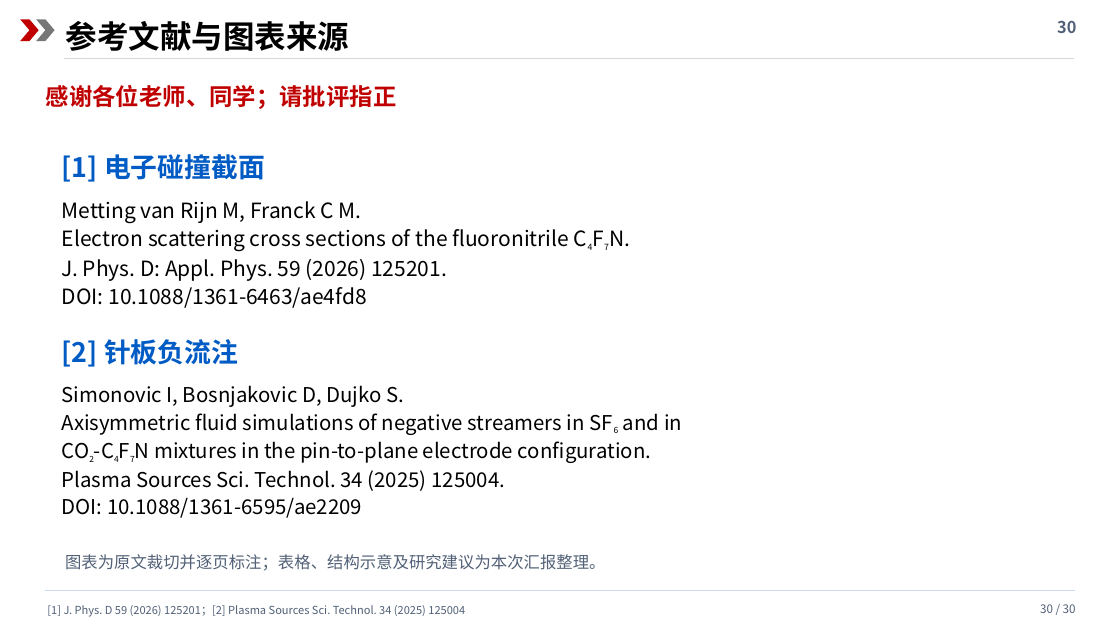
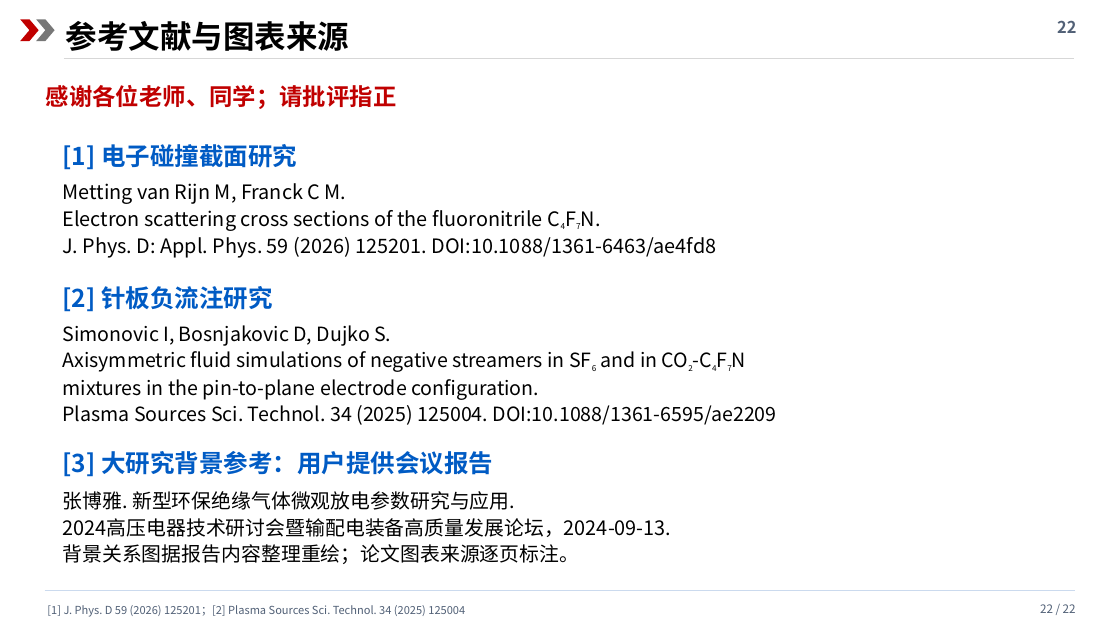
Before and after one commit to cass1223/cassbook, a slide deck: slide 22 of presentations/c4f7n/c4f7n_review.pptx (slide 30 before the commit). Drawn at 1120x630 pixels with LibreOffice and Linux fonts; fonts in the diff are those of the drawing. Boxes give left, top, right and bottom in pixels: in the first picture for what was removed or moved away, otherwise in the second. Text is boxed around its words. In the diff, an @@ line names an element or a change of style, - is before the commit and + after.

```diff
--- a/presentations/c4f7n/c4f7n_review.pptx
+++ b/presentations/c4f7n/c4f7n_review.pptx
@@ text at (x1=1057, y1=20, x2=1076, y2=33): text changed @@
-30
+22
@@ text at (x1=63, y1=144, x2=297, y2=170): text changed; size 23 to 21 pt @@
-[1] 电子碰撞截面
+[1] 电子碰撞截面研究
@@ text "Metting van Rijn M, Franck ..." moved from (x1=62, y1=201, x2=569, y2=308) to (x1=63, y1=183, x2=717, y2=258) @@
@@ text at (x1=63, y1=183, x2=543, y2=231): size 18 to 17 pt in "Metting van Rijn M, Franck C M.", "Electron scattering cross sections of the fluoronitrile ..."; size 13 to 12.2 pt in "C4F7N." @@
@@ text at (x1=63, y1=237, x2=717, y2=258): text changed; size 18 to 17 pt @@
-J. Phys. D: Appl. Phys. 59 (2026) 125201.
-DOI: 10.1088/1361-6463/ae4fd8
+J. Phys. D: Appl. Phys. 59 (2026) 125201. DOI:10.1088/1361-6463/ae4fd8
@@ text at (x1=63, y1=286, x2=273, y2=312): text changed; size 23 to 21 pt @@
-[2] 针板负流注
+[2] 针板负流注研究
@@ text "Simonovic I, Bosnjakovic D, Dujko ..." moved from (x1=62, y1=385, x2=682, y2=518) to (x1=63, y1=325, x2=777, y2=425) @@
@@ text at (x1=63, y1=325, x2=391, y2=346): size 17.5 to 16.8 pt in "Simonovic I, Bosnjakovic D, Dujko S." @@
@@ text at (x1=63, y1=351, x2=777, y2=425): text changed; size 17.5 to 16.8 pt @@
-Axisymmetric fluid simulations of negative streamers in SF6 and in
-CO2-C4F7N mixtures in the pin-to-plane electrode configuration.
-Plasma Sources Sci. Technol. 34 (2025) 125004.
-DOI: 10.1088/1361-6595/ae2209
+Axisymmetric fluid simulations of negative streamers in SF6 and in CO2-C4F7N
+mixtures in the pin-to-plane electrode configuration.
+Plasma Sources Sci. Technol. 34 (2025) 125004. DOI:10.1088/1361-6595/ae2209
@@ text at (x1=63, y1=451, x2=493, y2=477): text changed; size 14 to 21 pt; text colour #526177 to #005BC4; bold on @@
-图表为原文裁切并逐页标注；表格、结构示意及研究建议为本次汇报整理。
+[3] 大研究背景参考：用户提供会议报告
@@ text added at (x1=63, y1=491, x2=672, y2=564), 17 pt, text #000000 @@
+张博雅. 新型环保绝缘气体微观放电参数研究与应用.
+2024高压电器技术研讨会暨输配电装备高质量发展论坛，2024-09-13.
+背景关系图据报告内容整理重绘；论文图表来源逐页标注。
@@ text at (x1=1040, y1=604, x2=1076, y2=613): text changed @@
-30 / 30
+22 / 22
```
Also in this commit, not shown: 20 other slides changed, 1 slide added, 9 slides removed, 4 other files.
